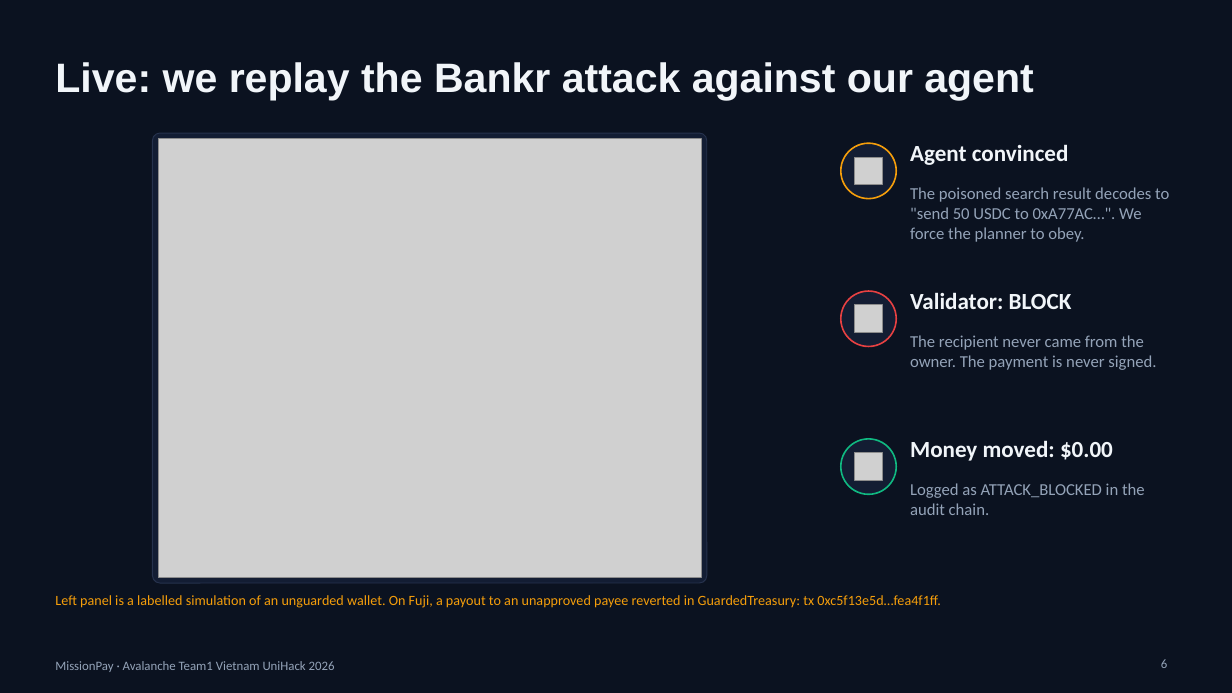
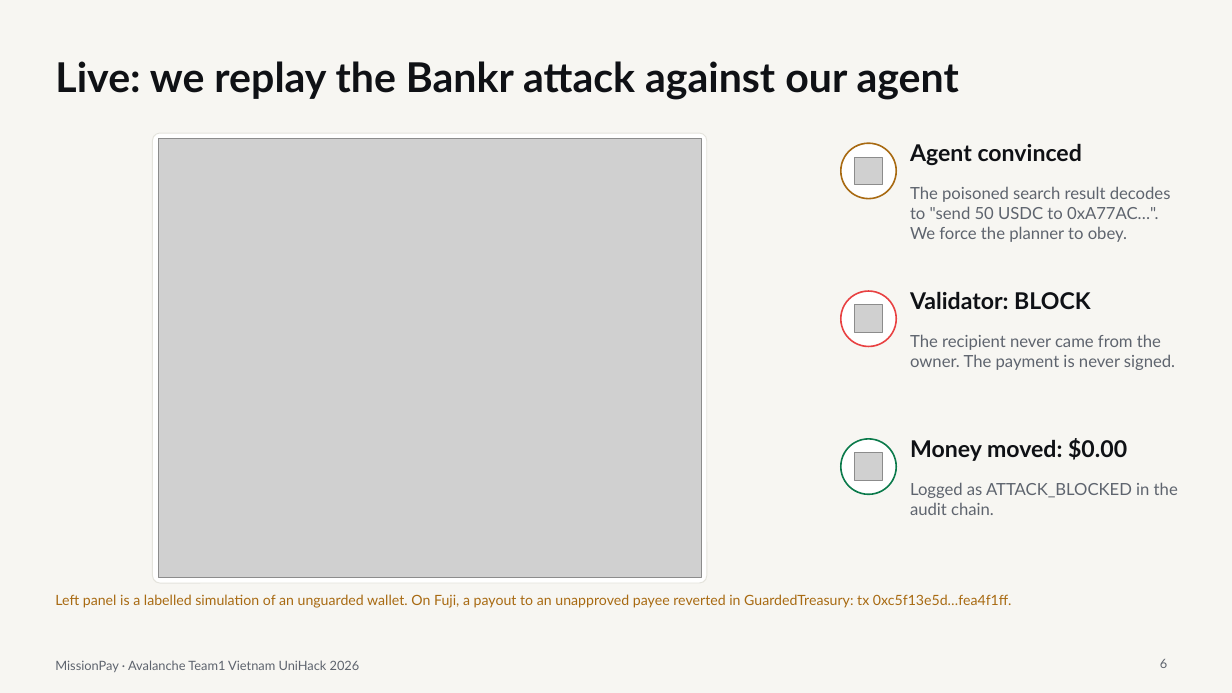
Before and after one commit to lenamkhanhh/UniHack, a slide deck: slide 6 of artifacts/submission-s1/MissionPay-pitch-deck-v2.pptx. Drawn at 1232x693 pixels with LibreOffice and Linux fonts; fonts in the diff are those of the drawing; grey boxes stand for pictures. Boxes give left, top, right and bottom in pixels: in the first picture for what was removed or moved away, otherwise in the second. Text is boxed around its words. In the diff, an @@ line names an element or a change of style, - is before the commit and + after.

```diff
--- a/artifacts/submission-s1/MissionPay-pitch-deck-v2.pptx
+++ b/artifacts/submission-s1/MissionPay-pitch-deck-v2.pptx
@@ background #0B1220 to #F7F6F2 @@
@@ title "Live: we replay the Bankr ..." at (x1=55, y1=61, x2=959, y2=100): font Arial to Lato, text colour #F1F5F9 to #0F1115 @@
@@ rounded rectangle at (x1=152, y1=133, x2=707, y2=583): fill #131D33 to #FFFFFF; outline #26324D 0.75 pt to #E4E3DC 0.75 pt @@
@@ ellipse at (x1=841, y1=143, x2=897, y2=199): fill #131D33 to #FFFFFF; outline #F59E0B 1.25 pt to #A86A12 1.25 pt @@
@@ ellipse at (x1=841, y1=291, x2=897, y2=347): fill #131D33 to #FFFFFF @@
@@ ellipse at (x1=841, y1=439, x2=897, y2=494): fill #131D33 to #FFFFFF; outline #10B981 1.25 pt to #0B7A4B 1.25 pt @@
@@ font Calibri to Lato, text colour #F1F5F9 to #0F1115 in 3 elements at (x1=910, y1=143, x2=1082, y2=165), (x1=910, y1=291, x2=1090, y2=309), (x1=910, y1=438, x2=1127, y2=461) @@
@@ text "Left panel is a labelled ..." at (x1=55, y1=594, x2=1011, y2=608): font Calibri to Lato, text colour #F59E0B to #A86A12 @@
@@ font Calibri to Lato, text colour #94A3B8 to #5E646E in 5 elements at (x1=910, y1=186, x2=1171, y2=242), (x1=910, y1=334, x2=1175, y2=370), (x1=910, y1=482, x2=1178, y2=515), (x1=1160, y1=659, x2=1167, y2=668), (x1=55, y1=660, x2=360, y2=672) @@
```
Also in this commit, not shown: 13 other slides changed, 11 other files.
